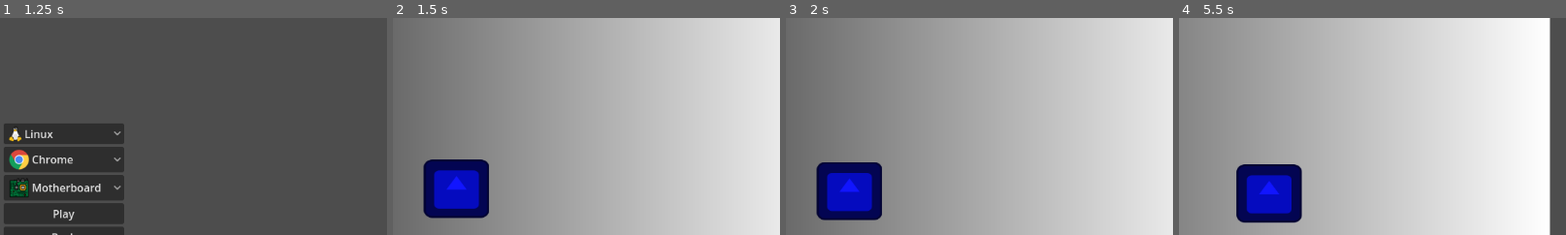
Above: before the commit, frames 1-4 (left to right).
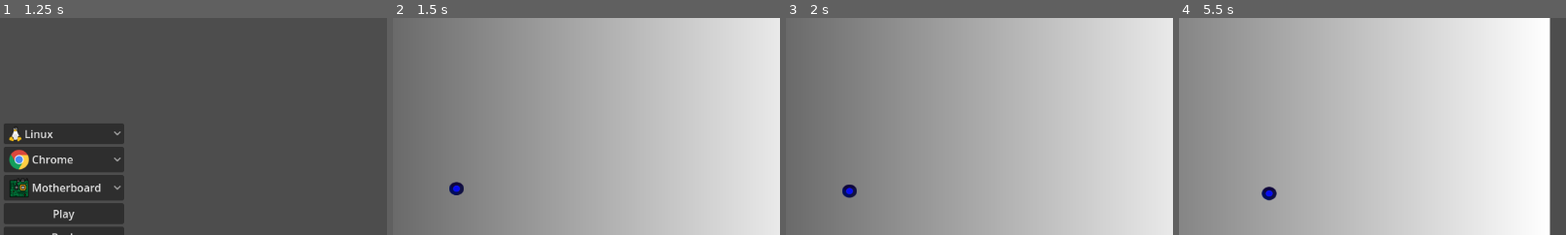
Above: after the commit, the same moments.

Repository: rutesantos4/ram-killer-scale-game-off-2023
Game: Godot game, scene res://main_menu.tscn
Same seed, same stepped clock (60 frames per second), same inputs: the game is played once before the commit and once after it. The engine's default icon, where the game draws it, is replaced by a stand-in: a white triangle on a blue panel in a dark square.
Inputs (mouse positions are % of the whole screen's width and height, from its top left):
- Up to frame 1 (1.25 s): click "Play" at 0.5 s
- Up to frame 2 (1.5 s): click "Play" at 1.25 s
- Up to frame 3 (2 s): no input
- Up to frame 4 (5.5 s): tap Enter at 2 s; move the mouse to (72, 45) at 2.02 s; move the mouse to (30, 55) at 2.77 s; move the mouse to (60, 28) at 3.52 s; move the mouse to (45, 70) at 4.27 s; move the mouse to (80, 65) at 5.02 s
The pictures show only the part of the screen within x 42-92%, y 12-61%; the shares and areas given below are measured in that part.

Frame 1 is identical in both runs. In frame 2, 4.5% of the frame differs, in the area x 7-25%, y 65-93%; in frame 3, 4.5%; in frame 4, 4.6%, in the area x 14-32%, y 67-95%.

Commit message:
feat: set the player image as the one selected

Diff:
--- a/game_info.gd
+++ b/game_info.gd
@@ -3,14 +3,17 @@
 
 # Member variables.
 var _player_image : Texture2D
-var _operation_system_image : Texture2D
+var _enemy_image : Texture2D
 var _map_image : Texture2D
 
 # Constructor
-func _init(player_image, operation_system_image, map_image):
-	_player_image = player_image;
-	_operation_system_image = operation_system_image;
-	_map_image = map_image;
+func _init(player, enemy, map):
+	_player_image = player;
+	_enemy_image = enemy;
+	_map_image = map;
 
 func get_player_image():
 	return _player_image
+
+func get_map_image():
+	return _map_image
--- a/player.gd
+++ b/player.gd
@@ -2,6 +2,14 @@
 
 const MAX_SPEED = 250.0
 const MIN_SPEED = 50.0
+
+func _ready():
+	# Set the player image
+	$PlayerSprite2D.texture = SceneSwitcher.get_game_info().get_player_image()
+	# Set the player position
+	$PlayerSprite2D.position.x = 0
+	$PlayerSprite2D.position.y = 0
+
 
 func _physics_process(delta):
 	var target : Vector2 = get_global_mouse_position()
